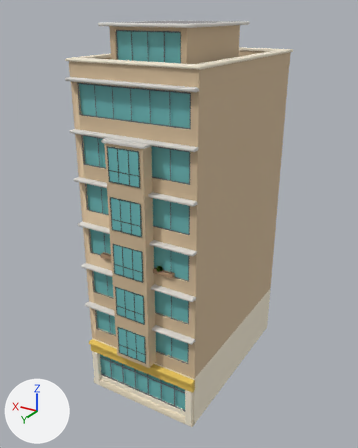
The glTF model Assets/TumbangPreso/Art/Kanto/Models/stucco_tan_6.glb as it was, and as the next commit left it.
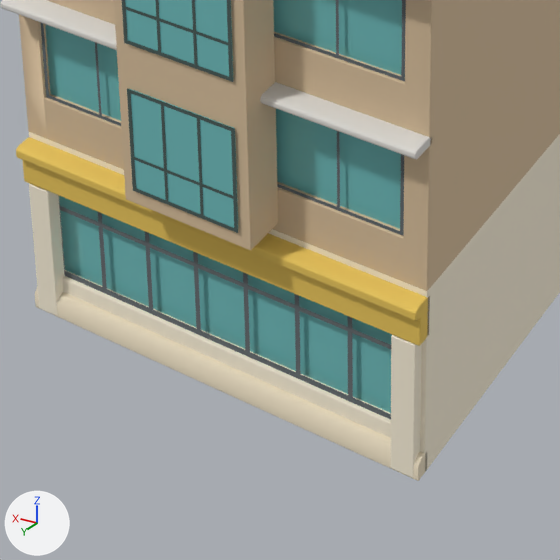
The first picture shows the older version from a 50 mm lens placed at (-12.9, 23.6, 27.2), pointed at (4.7, -5.9, 12.4). The close-ups show the older and then the newer version on the part from 24% to 64% of the width and 68% to 100% of the height of that picture. Only the edits that show in the close-ups are written down. The lights are fixed; the arrows at lower left show +X, +Y and +Z.

Names of what the first close-up shows: 'frames', 'props', 'shell', 'trim'.
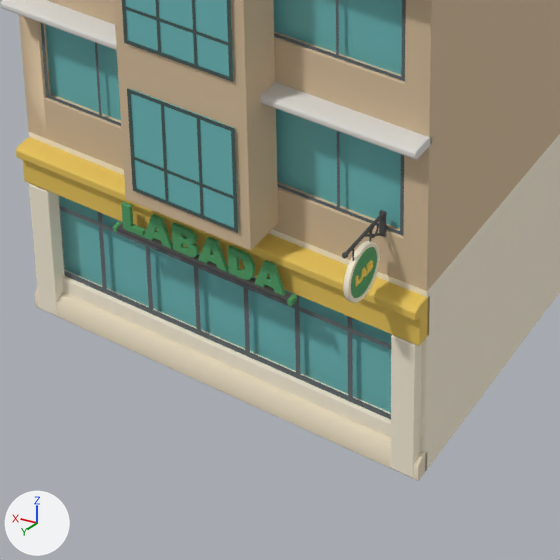
Pixel boxes (x1, y1, x2, y2) of what changed, in the close-ups (560 x 560 px):
'sign_labada_text', added (green): after (121, 202, 286, 296)
'blade_labada', added: after (342, 210, 386, 303)
    faces in mat_sign_cream (pale yellow #f8efd4): (343, 241, 380, 303)
    faces in mat_sign_leaf (green #509e65): (351, 247, 377, 298)
    faces in mat_sign_iron (dark grey #4b4b4b): (342, 210, 386, 261)
'sign_labada', added: after (113, 221, 297, 306)
    faces in mat_sign_iron (dark grey #4b4b4b): (117, 223, 292, 303)
    faces in mat_sign_leaf (green #509e65): (113, 221, 297, 306)
'blade_labada_text', added: after (355, 260, 373, 287)

What the commit changed:
Material 'sign_gold' (mat_sign_gold) is new.
Its base color is (0.96, 0.7, 0.1) (yellow #fada59).
Its roughness is 0.8.
Material 'sign_leaf' (mat_sign_leaf) is new.
Its base color is (0.08, 0.34, 0.13) (green #509e65).
Its roughness is 0.8.
Material 'sign_iron' (mat_sign_iron) is new.
Its base color is (0.07, 0.07, 0.07) (dark grey #4b4b4b).
Its roughness is 0.8.
Material 'sign_cream' (mat_sign_cream) is new.
Its base color is (0.94, 0.86, 0.66) (pale yellow #f8efd4).
Its roughness is 0.8.
Mesh me_blade_labada_text is new.
It has 1392 vertices, 2784 faces and spans x 0.839..0.961, y 0.44..1.0, z 4.661..4.859.
It uses material mat_sign_gold (yellow #fada59).
Mesh me_blade_labada is new.
It has 1330 vertices, 2632 faces and spans x 0.84..0.96, y -0.02..1.325, z 4.23..5.56.
Faces by material slot: [1196, 476, 960].
It uses material mat_sign_iron (dark grey #4b4b4b).
It uses material mat_sign_leaf (green #509e65).
It uses material mat_sign_cream (pale yellow #f8efd4).
Mesh me_sign_labada_text is new.
It has 1254 vertices, 2508 faces and spans x 2.67..6.33, y 0.43..0.51, z 3.27..3.87.
It uses material mat_sign_leaf (green #509e65).
Mesh me_sign_labada is new.
It has 432 vertices, 852 faces and spans x 2.47..6.53, y 0.38..0.57, z 3.18..3.31.
Faces by material slot: [284, 568].
It uses material mat_sign_iron (dark grey #4b4b4b).
It uses material mat_sign_leaf (green #509e65).
Object 'blade_labada_text' (ob_blade_labada_text) is new; it shows me_blade_labada_text.
Its location is (0.0, 0.0, 0.0).
Object 'blade_labada' (ob_blade_labada) is new; it shows me_blade_labada.
Its location is (0.0, 0.0, 0.0).
Object 'sign_labada_text' (ob_sign_labada_text) is new; it shows me_sign_labada_text.
Its location is (0.0, 0.0, 0.0).
Object 'sign_labada' (ob_sign_labada) is new; it shows me_sign_labada.
Its location is (0.0, 0.0, 0.0).
